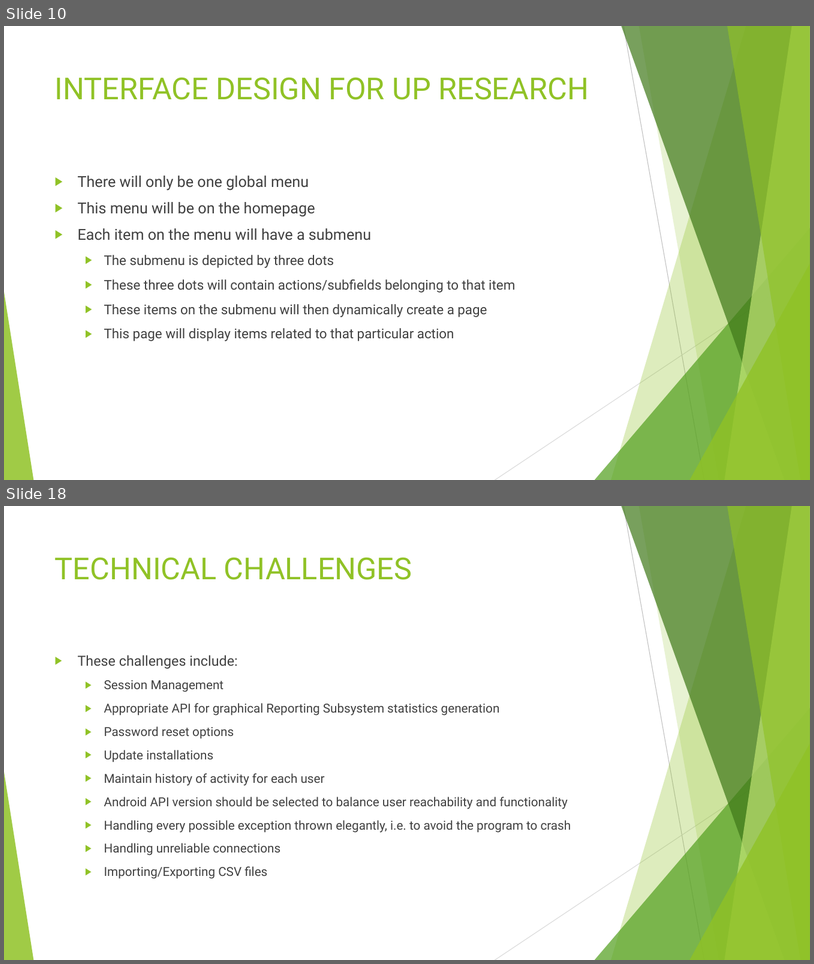
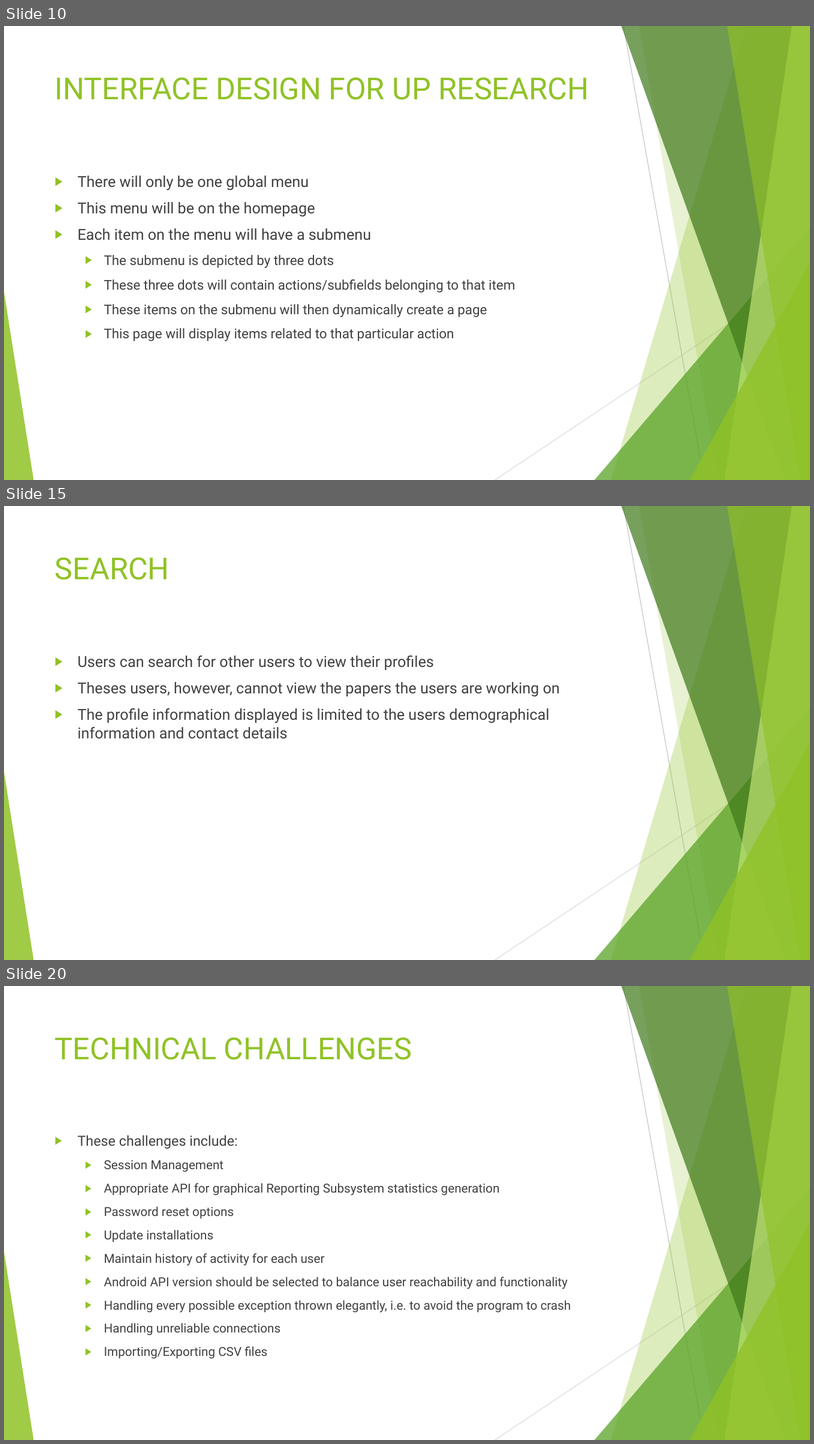
Before and after one commit to u14077893/Bravo, a slide deck: Android Interface/Presentation/COS 301 Presentation.pptx. Shown one above the other, each under a label of ours: slides 10 and 18 before the commit, slides 10, 15 and 20 after it; the slides between them are not shown. The pictures are 814x964 and 814x1444 pixels, drawn with LibreOffice and Linux fonts; fonts in the diff are those of the drawing. Boxes give left, top, right and bottom in pixels: in the first picture for what was removed or moved away, otherwise in the second. Text is boxed around its words. In the diff, an @@ line names an element or a change of style, - is before the commit and + after.

```diff
--- a/Android Interface/Presentation/COS 301 Presentation.pptx
+++ b/Android Interface/Presentation/COS 301 Presentation.pptx
@@ slide 15 added at <box>4,506,810,960</box>, background #FFFFFF; not listed: 10 template elements that a slide beside it also shows @@
@@ title added at <box>55,557,170,580</box>, 36 pt, text #90C226 @@
+SEARCH
@@ text added at <box>78,655,560,739</box>, 18 pt, text #404040 @@
+▶ Users can search for other users to view their profiles
+▶ Theses users, however, cannot view the papers the users are working on
+▶ The profile information displayed is limited to the users demographical information and contact details
@@ what was slide 18 is now slide 20 @@
```
Also in this commit, not shown: 4 slides changed, 4 other slides added, 3 slides removed.
